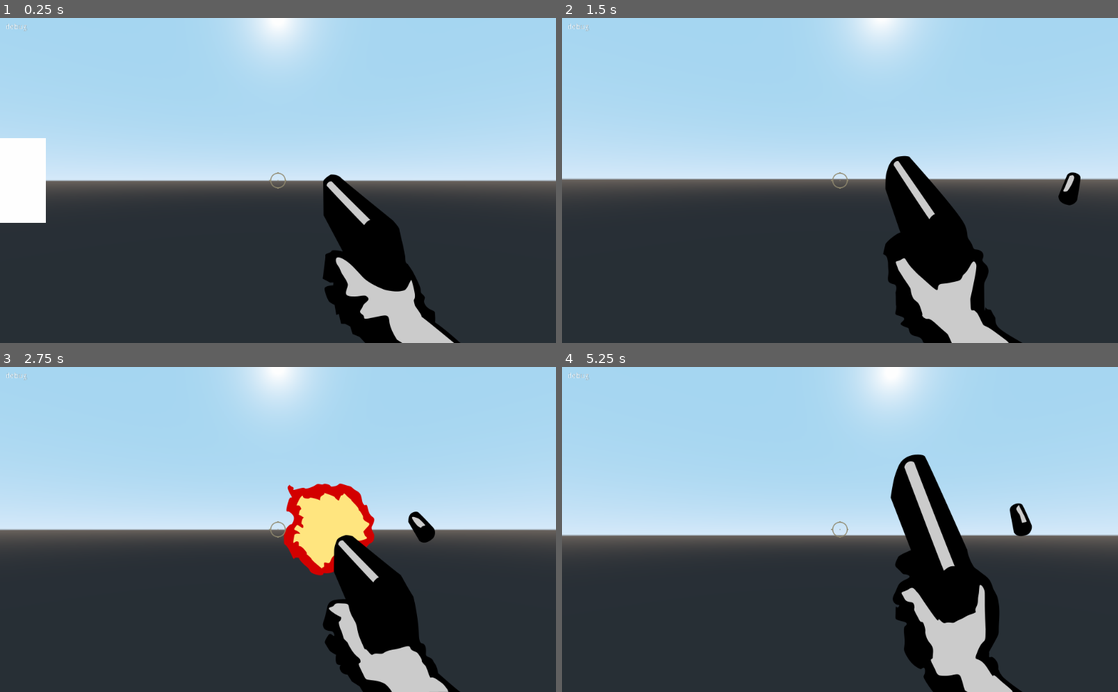
Above: before the commit, frames 1-4 (two rows, left to right).
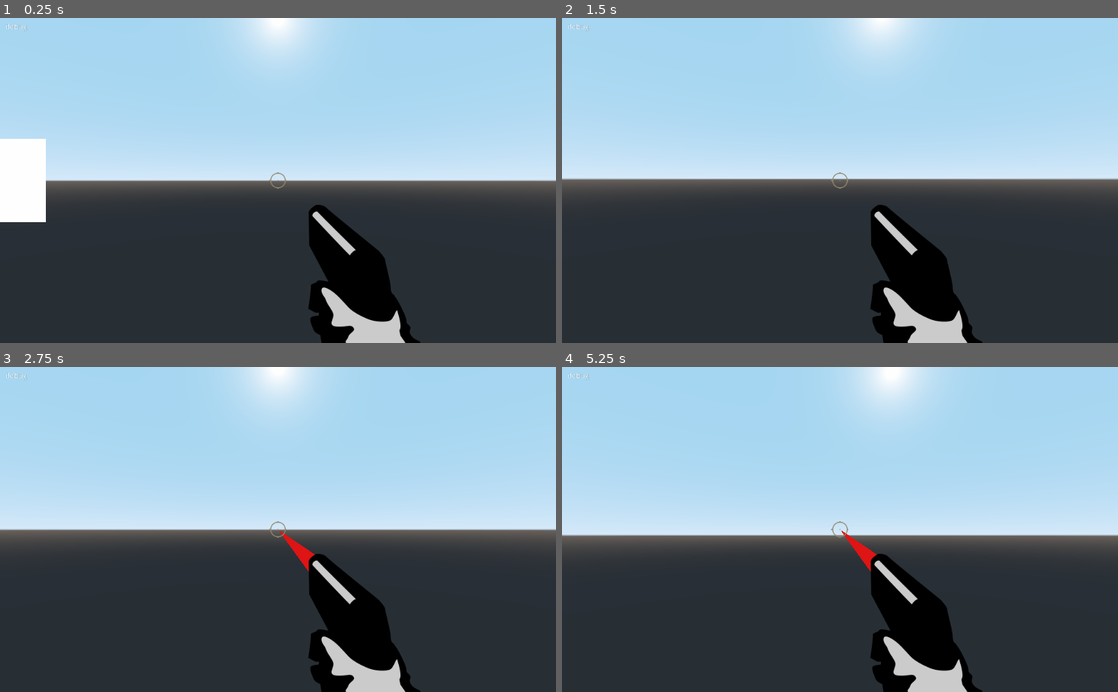
Above: after the commit, the same moments.

Repository: Mordrog/AttackOnPigeon
Game: Godot game, scene res://World.tscn
Same seed, same stepped clock (60 frames per second), same inputs: the game is played once before the commit and once after it.
Inputs (mouse positions are in pixels of both pictures, inside the frame that each line leads up to):
- Up to frame 1 (0.25 s): no input
- Up to frame 2 (1.5 s): tap Enter at 0.5 s; move the mouse to (867, 180) at 0.52 s; press the mouse at (867, 180) at 0.53 s; hold W (move_forwards) from 0.53 s (still down); move the mouse to (812, 180) at 1.27 s; release the mouse at (812, 180) at 1.28 s; click (812, 180) at 1.35 s
- Up to frame 3 (2.75 s): keep holding W (move_forwards); tap R (restart) at 2 s; move the mouse to (289, 523) at 2.02 s; press the mouse at (289, 523) at 2.03 s
- Up to frame 4 (5.25 s): keep holding W (move_forwards); move the mouse to (834, 536) at 2.77 s; release the mouse at (834, 536) at 2.78 s; click (834, 536) at 2.85 s; tap R (restart) at 3.5 s; move the mouse to (878, 532) at 3.52 s; press the mouse at (878, 532) at 3.53 s; move the mouse to (795, 526) at 4.27 s; release the mouse at (795, 526) at 4.28 s; click (795, 526) at 4.35 s; move the mouse to (845, 529) at 5.02 s; press the mouse at (845, 529) at 5.03 s

The runs differ from the first frame. In frame 1, 6.7% of the frame differs, in the area x 0-83%, y 36-100%; in frame 2, 7.8%; in frame 3, 9.4%; in frame 4, 11%, in the area x 50-85%, y 26-100%.

Commit message:
Add laser weapon

Diff:
--- /dev/null
+++ b/laser.gd
@@ -0,0 +1,12 @@
+extends ImmediateGeometry
+
+# Declare member variables here. Examples:
+# var a = 2
+# var b = "text"
+
+# Called when the node enters the scene tree for the first time.
+func _ready():
+	begin(Mesh.PRIMITIVE_LINES)
+	add_vertex(Vector3(0, 0, 0))
+	add_vertex(Vector3(0, 0, 10))
+	end()
--- /dev/null
+++ b/laser.tres
@@ -0,0 +1,89 @@
+[gd_resource type="VisualShader" load_steps=6 format=2]
+
+[sub_resource type="VisualShaderNodeInput" id=1]
+input_name = "uv"
+
+[sub_resource type="VisualShaderNodeTextureUniform" id=2]
+uniform_name = "TextureUniform"
+texture_type = 2
+color_default = 1
+
+[sub_resource type="VisualShaderNodeScalarOp" id=3]
+default_input_values = [ 0, 0.0, 1, 2.0 ]
+operator = 3
+
+[sub_resource type="VisualShaderNodeVectorLen" id=4]
+
+[sub_resource type="VisualShaderNodeColorConstant" id=5]
+constant = Color( 0.746094, 0.00728607, 0.00728607, 1 )
+
+[resource]
+code = "shader_type spatial;
+render_mode ambient_light_disabled, vertex_lighting;
+
+uniform sampler2D TextureUniform : hint_normal;
+
+
+
+void vertex() {
+// Output:0
+
+}
+
+void fragment() {
+// Input:2
+	vec3 n_out2p0;
+	n_out2p0 = vec3(UV,0.0);
+
+// TextureUniform:4
+	vec3 n_out4p0;
+	float n_out4p1;
+	{
+		vec4 n_tex_read = texture( TextureUniform , n_out2p0.xy );
+		n_out4p0 = n_tex_read.rgb;
+		n_out4p1 = n_tex_read.a;
+	}
+
+// ScalarOp:5
+	float n_in5p1 = 2.00000;
+	float n_out5p0;
+	n_out5p0 = dot(n_out4p0,vec3(0.333333,0.333333,0.333333)) / n_in5p1;
+
+// VectorLen:6
+	float n_out6p0;
+	n_out6p0 = length( vec3(n_out5p0) );
+
+// Color:7
+	vec3 n_out7p0;
+	float n_out7p1;
+	n_out7p0 = vec3(0.746094,0.007286,0.007286);
+	n_out7p1 = 1.000000;
+
+// Output:0
+	ALBEDO = vec3(n_out6p0);
+	EMISSION = n_out7p0;
+	AO = n_out6p0;
+	AO_LIGHT_AFFECT = n_out6p0;
+
+}
+
+void light() {
+// Output:0
+
+}
+"
+graph_offset = Vector2( 181, 3.55209 )
+flags/ambient_light_disabled = true
+flags/vertex_lighting = true
+nodes/fragment/0/position = Vector2( 660, 20 )
+nodes/fragment/2/node = SubResource( 1 )
+nodes/fragment/2/position = Vector2( 0, 100 )
+nodes/fragment/4/node = SubResource( 2 )
+nodes/fragment/4/position = Vector2( 180, 60 )
+nodes/fragment/5/node = SubResource( 3 )
+nodes/fragment/5/position = Vector2( 380, 80 )
+nodes/fragment/6/node = SubResource( 4 )
+nodes/fragment/6/position = Vector2( 460, 210 )
+nodes/fragment/7/node = SubResource( 5 )
+nodes/fragment/7/position = Vector2( 460, 300 )
+nodes/fragment/connections = PoolIntArray( 4, 0, 5, 0, 5, 0, 6, 0, 2, 0, 4, 0, 7, 0, 0, 5, 6, 0, 0, 19, 6, 0, 0, 6, 6, 0, 0, 0 )
--- /dev/null
+++ b/laser.tscn
@@ -0,0 +1,14 @@
+[gd_scene load_steps=3 format=2]
+
+[ext_resource path="res://laser.tres" type="Shader" id=1]
+
+[sub_resource type="ShaderMaterial" id=1]
+shader = ExtResource( 1 )
+
+[node name="laser" type="Spatial"]
+
+[node name="CSGCylinder" type="CSGCylinder" parent="."]
+transform = Transform( 1, 0, 0, 0, -4.37114e-008, -1, 0, 1, -4.37114e-008, 0, 0, -0.5 )
+radius = 0.01
+sides = 12
+material = SubResource( 1 )
--- a/player.gd
+++ b/player.gd
@@ -7,6 +7,7 @@
 onready var anim_player = $AnimationPlayer
 onready var raycast = $RayCast
 onready var health_rect = $CanvasLayer/Health
+onready var laser = $laser
 
 const MAX_HEALTH = 10.0
 const MAX_HEALTH_RED = 0.5
@@ -15,6 +16,9 @@
 var health = MAX_HEALTH
 
 func _ready():
+	laser.translation.x *= 1024/get_viewport().get_visible_rect().size.x
+	laser.translation.y *= get_viewport().get_visible_rect().size.y/600
+	laser.visible = false
 	Input.set_mouse_mode(Input.MOUSE_MODE_CAPTURED)
 	yield(get_tree(), "idle_frame")
 	get_tree().call_group("zombies", "set_player", self)
@@ -52,13 +56,15 @@
 	translation.y = lock_axis_y
 
 	if Input.is_action_pressed("shoot") and !anim_player.is_playing():
-		anim_player.play("shoot")
+		laser.visible = true
+#		anim_player.play("shoot")
 		var coll = raycast.get_collider()
-		#$"../gui/debug".text = str(raycast.get_collider())
 		if raycast.is_colliding() and coll.has_method("kill"):
 			coll.kill()
 			global.points += 1
 			global.activePigeons -= 1
+	else:
+		laser.visible = false
 
 func damage(damage:float):
 	health -= damage
--- a/player.tscn
+++ b/player.tscn
@@ -1,8 +1,9 @@
-[gd_scene load_steps=8 format=2]
+[gd_scene load_steps=9 format=2]
 
 [ext_resource path="res://player.gd" type="Script" id=1]
-[ext_resource path="res://gun.png" type="Texture" id=2]
-[ext_resource path="res://aim.png" type="Texture" id=3]
+[ext_resource path="res://laser.tscn" type="PackedScene" id=2]
+[ext_resource path="res://gun.png" type="Texture" id=3]
+[ext_resource path="res://aim.png" type="Texture" id=4]
 
 [sub_resource type="CapsuleShape" id=1]
 radius = 0.5
@@ -35,16 +36,19 @@
 [node name="Player" type="KinematicBody"]
 script = ExtResource( 1 )
 
+[node name="laser" parent="." instance=ExtResource( 2 )]
+transform = Transform( 1, 0, 0, 0, 1, 0, 0, 0, 5, 0.045, -0.04, -0.2 )
+
 [node name="CollisionShape" type="CollisionShape" parent="."]
 transform = Transform( 1, 0, 0, 0, -4.37114e-008, -1, 0, 1, -4.37114e-008, 0, 0, 0 )
 shape = SubResource( 1 )
 
 [node name="RayCast" type="RayCast" parent="."]
-transform = Transform( 1, 0, 0, 0, 1, 0, 0, 0, 1, 0, 0, 0 )
 enabled = true
 cast_to = Vector3( 0, 0, -20000 )
 
 [node name="Camera" type="Camera" parent="."]
+transform = Transform( 1, 0, 0, 0, 1, 0, 0, 0, 1, 0.00376165, 0, 0.0151234 )
 current = true
 
 [node name="AnimationPlayer" type="AnimationPlayer" parent="."]
@@ -59,8 +63,8 @@
 anchor_bottom = 1.0
 
 [node name="Sprite" type="Sprite" parent="CanvasLayer/Control"]
-position = Vector2( 208.012, -256 )
-texture = ExtResource( 2 )
+position = Vector2( 181.585, -200.21 )
+texture = ExtResource( 3 )
 hframes = 4
 
 [node name="Crosshair" type="TextureRect" parent="CanvasLayer"]
--- a/project.godot
+++ b/project.godot
@@ -22,6 +22,10 @@
 [autoload]
 
 global="*res://global.gd"
+
+[display]
+
+window/size/resizable=false
 
 [input]
 
Not shown: 1 places in player.tscn that only renumber resources
